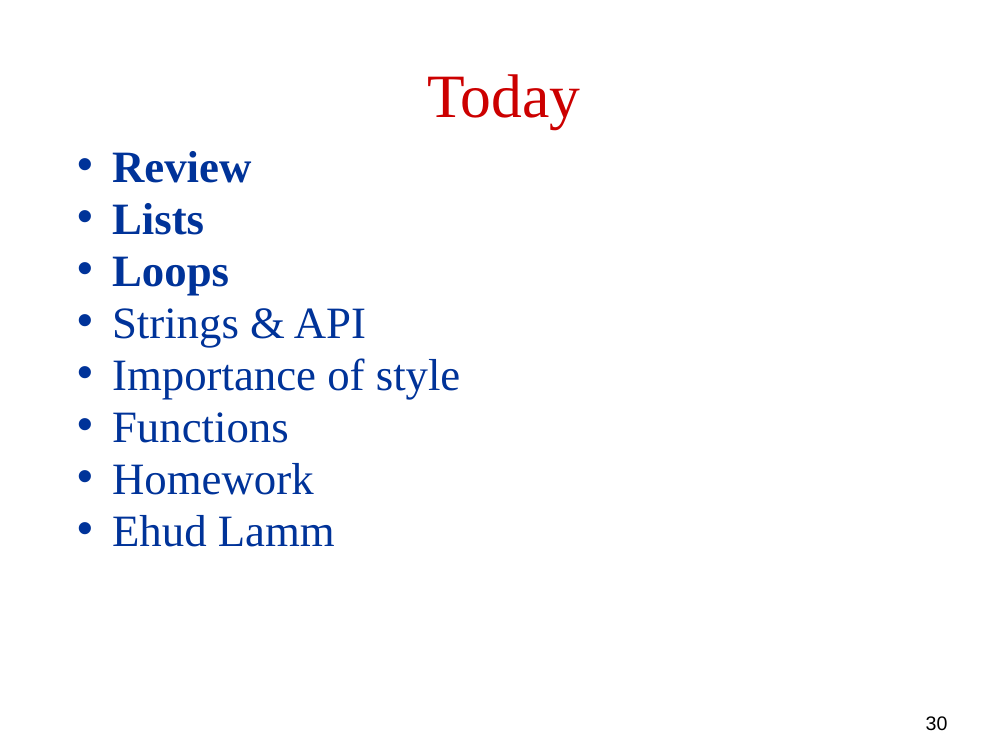
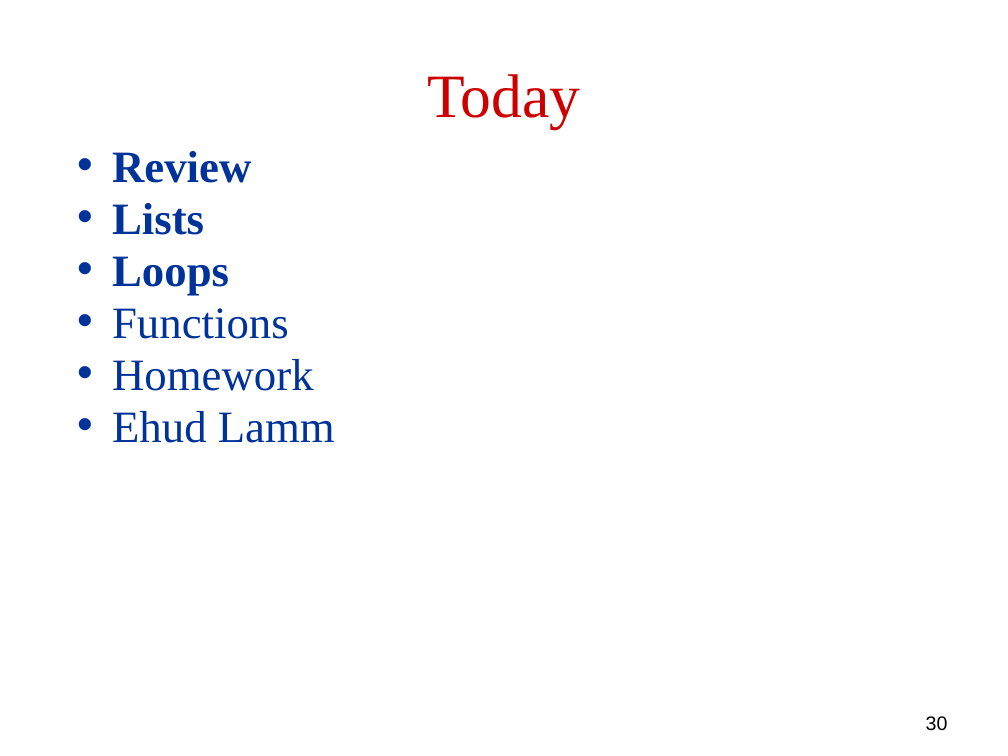
Before and after one commit to robintux/gip, a slide deck: slide 30 of Sessions/2/gip2.pptx. Drawn at 1008x756 pixels with LibreOffice and Linux fonts; fonts in the diff are those of the drawing. Boxes give left, top, right and bottom in pixels: in the first picture for what was removed or moved away, otherwise in the second. Text is boxed around its words. In the diff, an @@ line names an element or a change of style, - is before the commit and + after.

```diff
--- a/Sessions/2/gip2.pptx
+++ b/Sessions/2/gip2.pptx
@@ text at bbox=[112, 308, 461, 399]: paragraphs removed @@
-• Strings & API
-• Importance of style
```
Also in this commit, not shown: 11 other slides changed, 4 slides removed.
